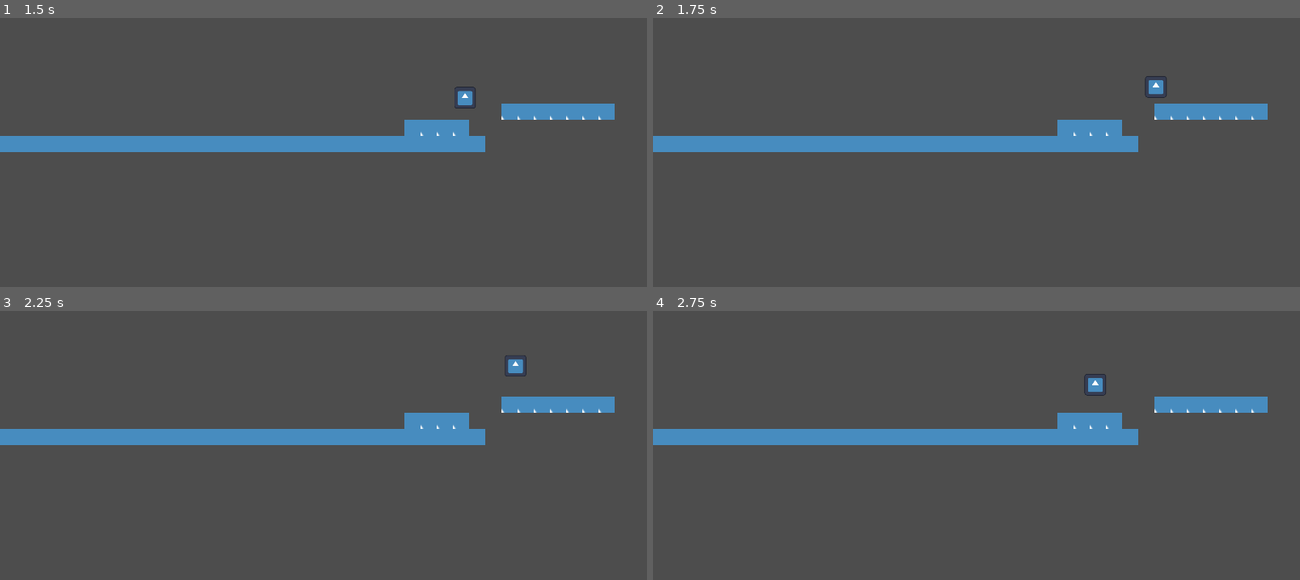
Above: before the commit, frames 1-4 (two rows, left to right).
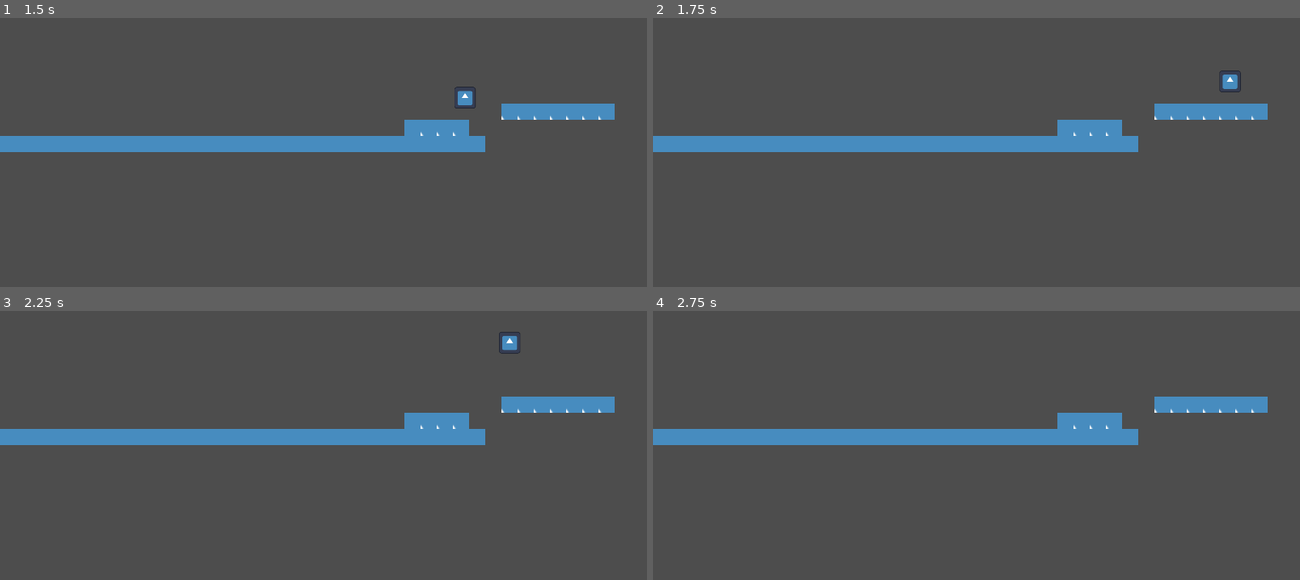
Above: after the commit, the same moments.

Repository: Crosgaard/DimensionHopperPlatformer
Game: Godot game, scene res://Scenes/test_lvl.tscn
Two runs of this game, one before a commit and one after it. Both use one fixed random seed, a clock stepped at 60 frames per second and the inputs below. The engine's default icon, where the game draws it, is replaced by a stand-in: a white triangle on a blue panel in a dark square.
Inputs:
- Up to frame 1 (1.5 s): hold D (move_right) from 0.53 s (still down); tap Shift (dash) at 0.6 s; tap W (jump) at 0.77, 0.8, 1.07, 1.35 s
- Up to frame 2 (1.75 s): keep holding D (move_right); tap W (jump) at 1.52 s; tap Shift (dash) at 1.55 s
- Up to frame 3 (2.25 s): tap W (jump) at 1.82 s; release D (move_right) at 2.03 s; hold A (move_left) from 2.03 s (still down); tap Shift (dash) at 2.1 s
- Up to frame 4 (2.75 s): keep holding A (move_left); tap W (jump) at 2.3 s

Frame 1 is identical in both runs. In frame 2, 0.3% of the frame differs, in the area x 76-91%, y 19-30%; in frame 3, 0.3%; in frame 4, 0.2%.

Commit message:
Started on dash

Diff:
--- a/Scenes/Player/player.tscn
+++ b/Scenes/Player/player.tscn
@@ -66,6 +66,7 @@
 jump_state = NodePath("../Jump")
 idle_state = NodePath("../Idle")
 animation_name = "dash"
+accel = 100.0
 
 [node name="PlayerMoveComponent" type="Node" parent="."]
 script = ExtResource("4_mbmuw")
--- a/Scenes/StateMachine/States/dash.gd
+++ b/Scenes/StateMachine/States/dash.gd
@@ -1,38 +1,33 @@
 extends State
 
-@export var time_to_dash: float = 0.2
-@export var time_to_jump_boost: float = 0.1
+@export var dash_vel: float = move_speed * 5
 
 @export var move_state: State
 @export var fall_state: State
 @export var jump_state: State
 @export var idle_state: State
 
-var dash_timer: float = 0.0
 var direction: float = 1.0
+
+var jumped: bool = false
 
 func enter() -> void:
 	set_has_dashed(true)
-	dash_timer = time_to_dash
 
 	if sprite.flip_h:
 		direction = -1
 	else:
 		direction = 1
 
+	parent.velocity.x = dash_vel * direction
+	jumped = false
+
 func process_input(event: InputEvent) -> State:
 	return null
 
 func process_physics(delta: float) -> State:
-	dash_timer -= delta
-	if dash_timer > 0.0:
-		parent.velocity.x = direction * move_speed
-	else:
-		if not parent.is_on_floor():
-			return idle_state
-		var movement = get_movement_input() * move_speed
-		if movement != 0.0:
-			return move_state
-		return idle_state
+	if not jumped:
+		parent.velocity.x -= accel * direction
+	parent.move_and_slide()
 
 	return null
--- a/Scenes/StateMachine/state.gd
+++ b/Scenes/StateMachine/state.gd
@@ -1,9 +1,10 @@
-class_name State
-extends Node
+class_name State extends Node
 
 @export var animation_name: String
 
 @export var move_speed: float = 450.0
+
+@export var accel: float = 10
 
 var gravity: int = ProjectSettings.get_setting("physics/2d/default_gravity")
 
@@ -50,7 +51,7 @@
 	return move_component.wants_dash()
 
 func can_dash() -> bool:
-	return parent.has_dashed
+	return not parent.has_dashed
 
 func set_has_dashed(value: bool) -> void:
 	parent.has_dashed = value
